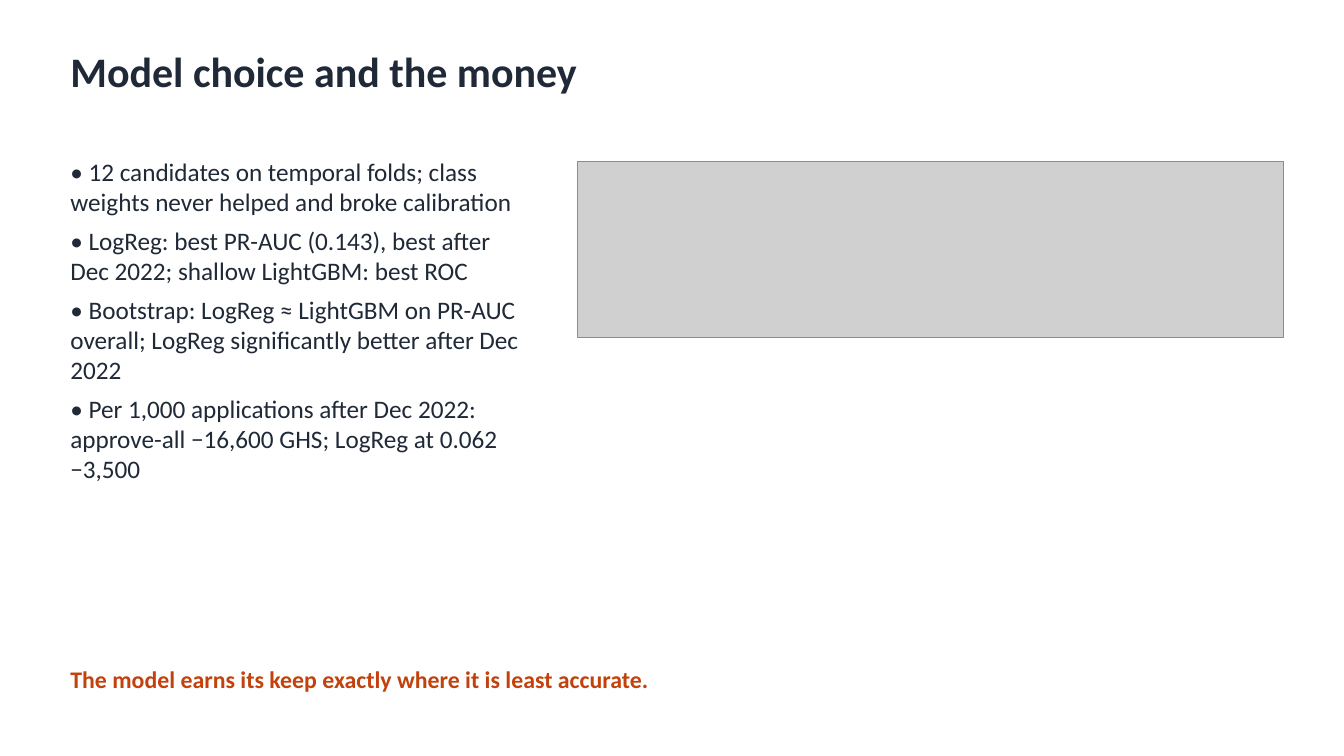
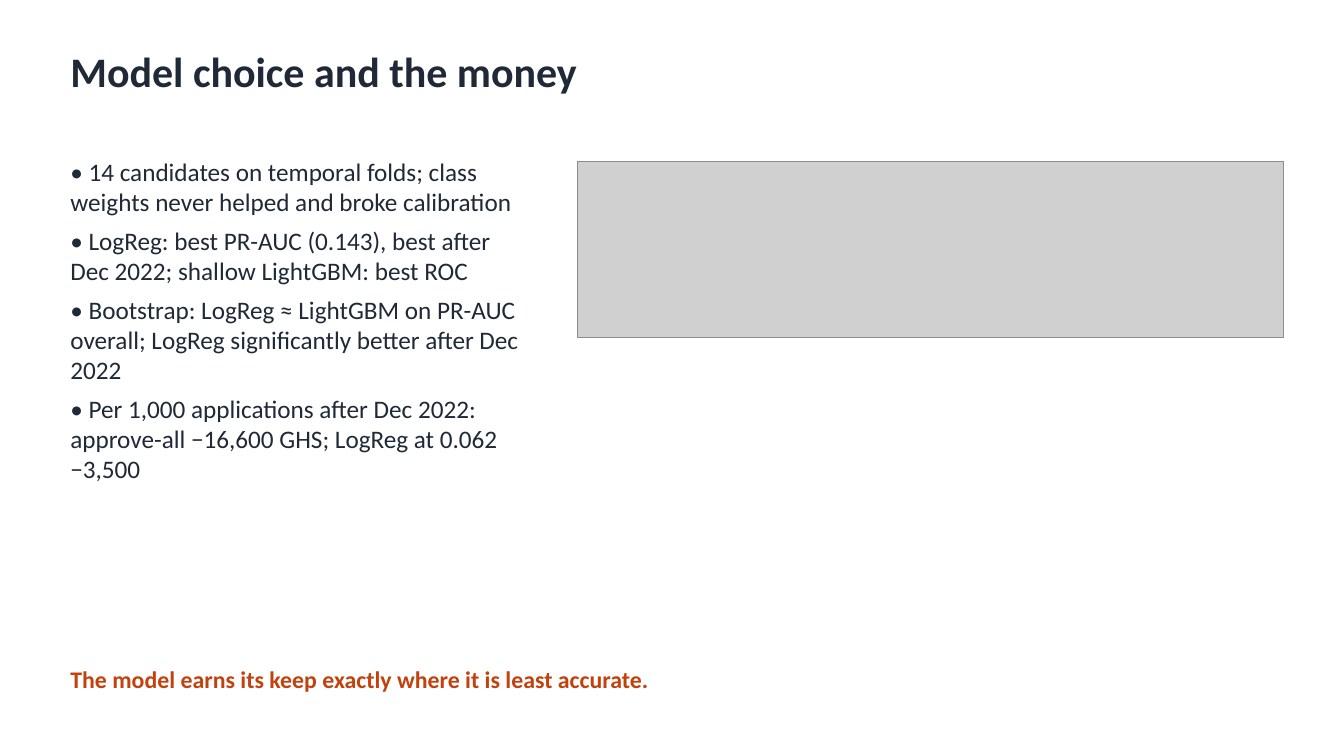
Before and after one commit to ASU-MICS-2028/mle-group-3-prosit-2, a slide deck: slide 6 of slides/NkwaPay_Debrief_Group3.pptx. Drawn at 1344x756 pixels with LibreOffice and Linux fonts; fonts in the diff are those of the drawing; grey boxes stand for pictures. Boxes give left, top, right and bottom in pixels: in the first picture for what was removed or moved away, otherwise in the second. Text is boxed around its words. In the diff, an @@ line names an element or a change of style, - is before the commit and + after.

```diff
--- a/slides/NkwaPay_Debrief_Group3.pptx
+++ b/slides/NkwaPay_Debrief_Group3.pptx
@@ text at (70, 163, 511, 216): text changed @@
-• 12 candidates on temporal folds; class weights never helped and broke calibration
+• 14 candidates on temporal folds; class weights never helped and broke calibration
```
Also in this commit, not shown: 12 other files.
